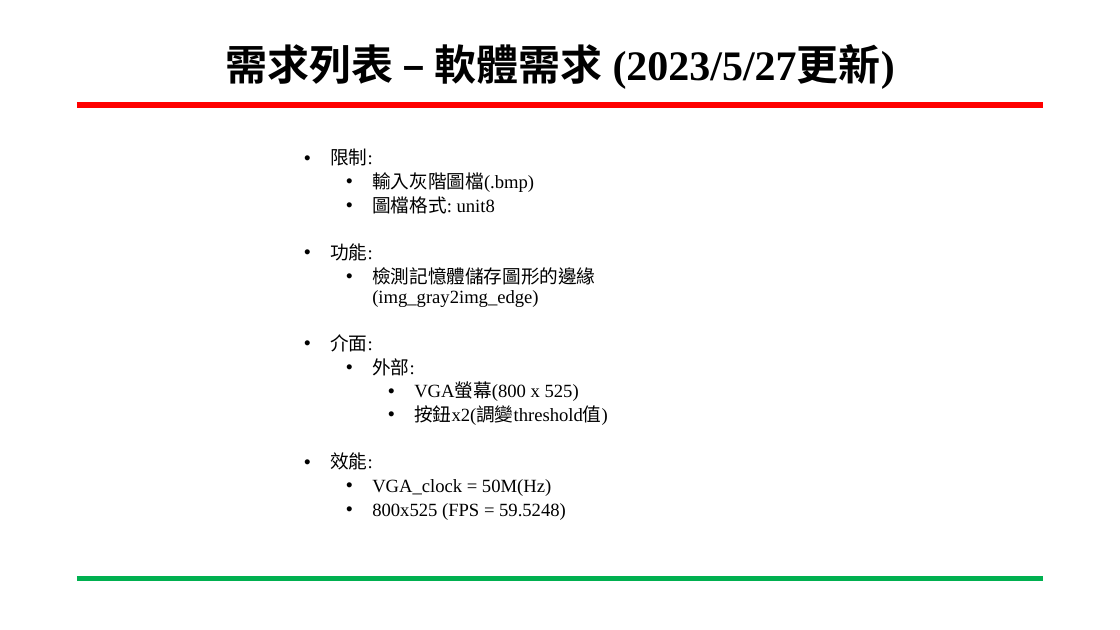
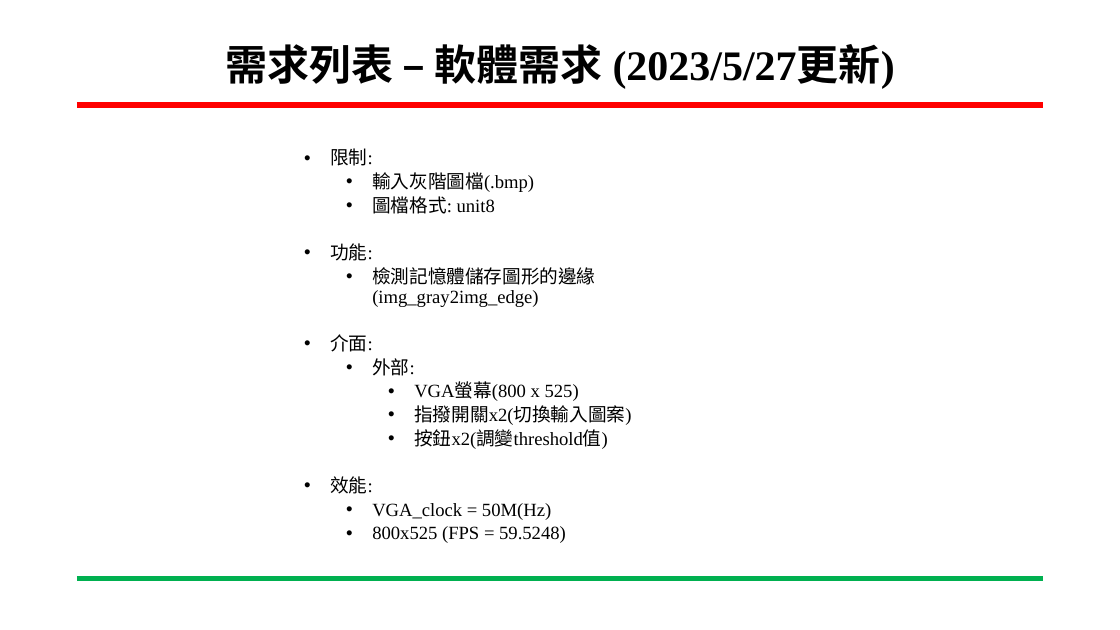
Before and after one commit to ing0331/FPGA, a slide deck: slide 5 of HW7_sobel/N06-Tutorial/專案進度報告-Sobel_VGA-吳東穎-20230531.pptx. Drawn at 1120x630 pixels with LibreOffice and Linux fonts; fonts in the diff are those of the drawing; background and template pictures are left out. Boxes give left, top, right and bottom in pixels: in the first picture for what was removed or moved away, otherwise in the second. Text is boxed around its words. In the diff, an @@ line names an element or a change of style, - is before the commit and + after.

```diff
--- a/HW7_sobel/N06-Tutorial/專案進度報告-Sobel_VGA-吳東穎-20230531.pptx
+++ b/HW7_sobel/N06-Tutorial/專案進度報告-Sobel_VGA-吳東穎-20230531.pptx
@@ text at (x1=414, y1=405, x2=631, y2=425): paragraph added @@
+      • 指撥開關x2(切換輸入圖案)
```
Also in this commit, not shown: 7 other slides changed, 1 other file.
